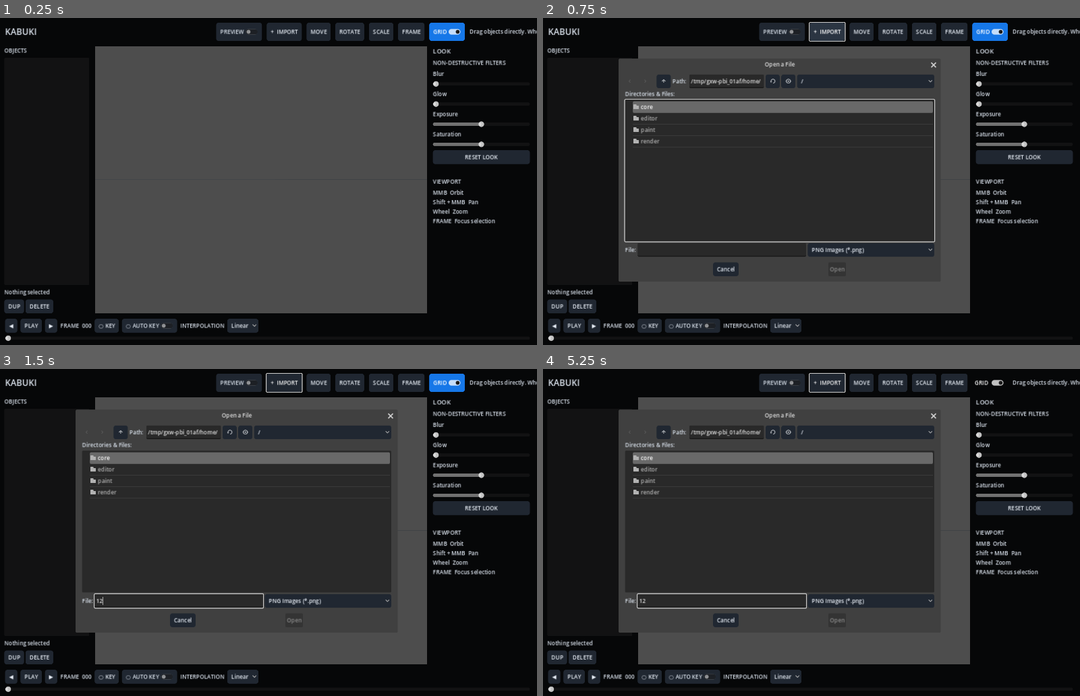
Above: before the commit, frames 1-4 (two rows, left to right).
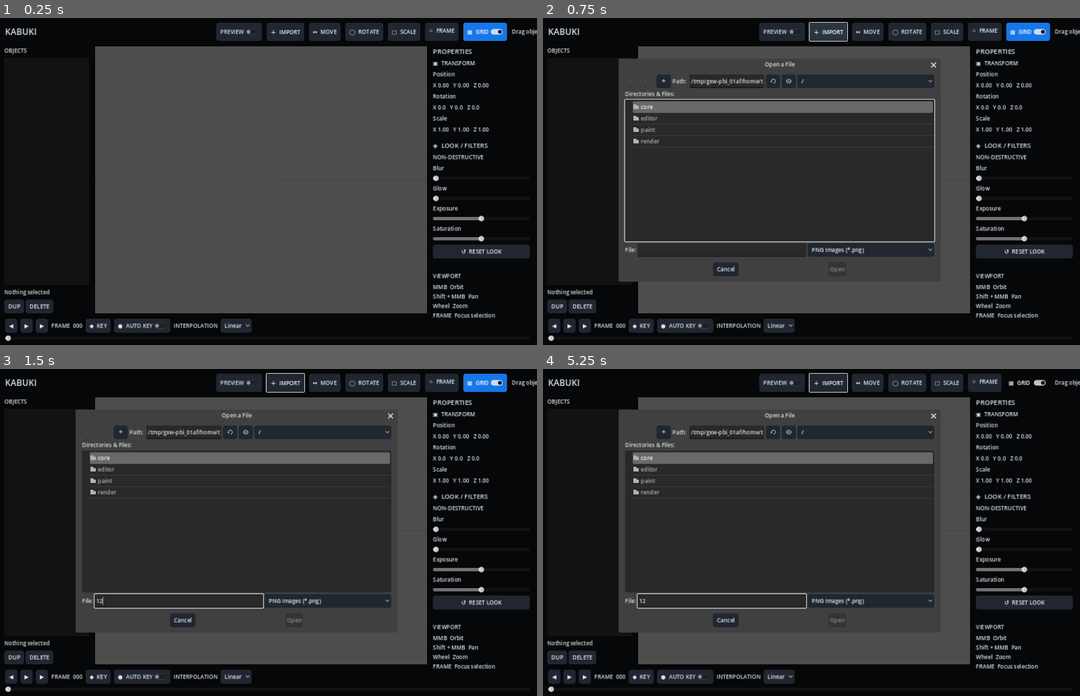
Above: after the commit, the same moments.

Repository: Onnevan/Kabuki
Game: Godot game, scene res://editor/main.tscn
Two runs of this game, one before a commit and one after it. Both use one fixed random seed, a clock stepped at 60 frames per second and the inputs below.
Inputs (mouse positions are in pixels of both pictures, inside the frame that each line leads up to):
- Up to frame 1 (0.25 s): no input
- Up to frame 2 (0.75 s): click "+ IMPORT" (after the commit: "＋ IMPORT") at 0.5 s
- Up to frame 3 (1.5 s): click (177, 601) at 1.27 s; type "12" at 1.35 s
- Up to frame 4 (5.25 s): click "MOVE" (after the commit: "↔ MOVE") at 2 s; click "ROTATE" (after the commit: "◯ ROTATE") at 2.75 s; click "SCALE" (after the commit: "□ SCALE") at 3.5 s; click "FRAME" (after the commit: "⌖ FRAME") at 4.25 s; click "GRID" (after the commit: "▦ GRID") at 5 s

The runs differ from the first frame. In frame 1, 5.8% of the frame differs, in the area x 4-100%, y 1-97%; in frame 2, 5.9%; in frame 3, 5.9%; in frame 4, 5.5%.
Error in both runs: Invalid call. Nonexistent function 'clear' in base 'TabBar'. (res://editor/main.gd:227)

Commit message:
Bring workspace UI closer to approved Kabuki mockup

Diff:
--- a/editor/main.tscn
+++ b/editor/main.tscn
@@ -1,9 +1,10 @@
-[gd_scene load_steps=5 format=3]
+[gd_scene load_steps=6 format=3]
 
 [ext_resource path="res://editor/main.gd" type="Script" id="1"]
 [ext_resource path="res://editor/editor_camera_rig.gd" type="Script" id="2"]
 [ext_resource path="res://editor/transform_gizmo.gd" type="Script" id="3"]
 [ext_resource path="res://editor/world_grid.gd" type="Script" id="4"]
+[ext_resource path="res://editor/kabuki_theme.gd" type="Script" id="5"]
 
 [node name="Main" type="Control"]
 layout_mode=3
@@ -38,18 +39,18 @@
 unique_name_in_owner=true
 text="PREVIEW"
 [node name="Import" type="Button" parent="TopBar"]
-text="+  IMPORT"
+text="＋  IMPORT"
 [node name="MoveTool" type="Button" parent="TopBar"]
-text="MOVE"
+text="↔  MOVE"
 [node name="RotateTool" type="Button" parent="TopBar"]
-text="ROTATE"
+text="◯  ROTATE"
 [node name="ScaleTool" type="Button" parent="TopBar"]
-text="SCALE"
+text="□  SCALE"
 [node name="FrameSelected" type="Button" parent="TopBar"]
-text="FRAME"
+text="⌖  FRAME"
 [node name="GridToggle" type="CheckButton" parent="TopBar"]
 unique_name_in_owner=true
-text="GRID"
+text="▦  GRID"
 button_pressed=true
 [node name="Status" type="Label" parent="TopBar"]
 unique_name_in_owner=true
@@ -116,10 +117,31 @@
 offset_bottom=748.0
 theme_override_constants/separation=7
 [node name="Properties" type="Label" parent="RightPanel"]
-text="LOOK"
+text="PROPERTIES"
+theme_override_font_sizes/font_size=17
+[node name="ObjectSection" type="Label" parent="RightPanel"]
+text="▣  TRANSFORM"
+[node name="PosLabel" type="Label" parent="RightPanel"]
+text="Position"
+[node name="PosValue" type="Label" parent="RightPanel"]
+unique_name_in_owner=true
+text="X 0.00   Y 0.00   Z 0.00"
+[node name="RotLabel" type="Label" parent="RightPanel"]
+text="Rotation"
+[node name="RotValue" type="Label" parent="RightPanel"]
+unique_name_in_owner=true
+text="X 0.0   Y 0.0   Z 0.0"
+[node name="ScaleLabel" type="Label" parent="RightPanel"]
+text="Scale"
+[node name="ScaleValue" type="Label" parent="RightPanel"]
+unique_name_in_owner=true
+text="X 1.00   Y 1.00   Z 1.00"
+[node name="Divider" type="HSeparator" parent="RightPanel"]
+[node name="LookTitle" type="Label" parent="RightPanel"]
+text="◈  LOOK / FILTERS"
 theme_override_font_sizes/font_size=16
 [node name="Hint" type="Label" parent="RightPanel"]
-text="NON-DESTRUCTIVE FILTERS"
+text="NON-DESTRUCTIVE"
 [node name="BlurText" type="Label" parent="RightPanel"]
 text="Blur"
 [node name="Blur" type="HSlider" parent="RightPanel"]
@@ -147,7 +169,7 @@
 step=0.05
 value=1.0
 [node name="ResetFilters" type="Button" parent="RightPanel"]
-text="RESET LOOK"
+text="↺  RESET LOOK"
 [node name="Spacer" type="Control" parent="RightPanel"]
 custom_minimum_size=Vector2(0,20)
 [node name="NavTitle" type="Label" parent="RightPanel"]
@@ -167,7 +189,7 @@
 text="◀"
 [node name="PlayButton" type="Button" parent="Bottom/Transport"]
 unique_name_in_owner=true
-text="PLAY"
+text="▶"
 [node name="Next" type="Button" parent="Bottom/Transport"]
 text="▶"
 [node name="FrameText" type="Label" parent="Bottom/Transport"]
@@ -176,10 +198,10 @@
 unique_name_in_owner=true
 text="000"
 [node name="Key" type="Button" parent="Bottom/Transport"]
-text="○ KEY"
+text="◆  KEY"
 [node name="AutoKey" type="CheckButton" parent="Bottom/Transport"]
 unique_name_in_owner=true
-text="○ AUTO KEY"
+text="●  AUTO KEY"
 [node name="InterpText" type="Label" parent="Bottom/Transport"]
 text="INTERPOLATION"
 [node name="Interpolation" type="OptionButton" parent="Bottom/Transport"]
